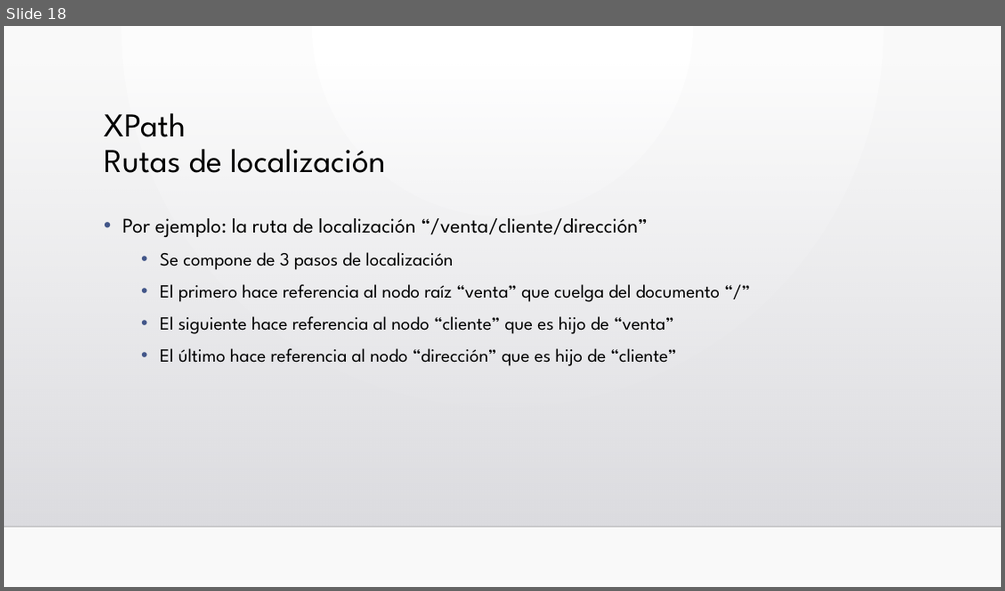
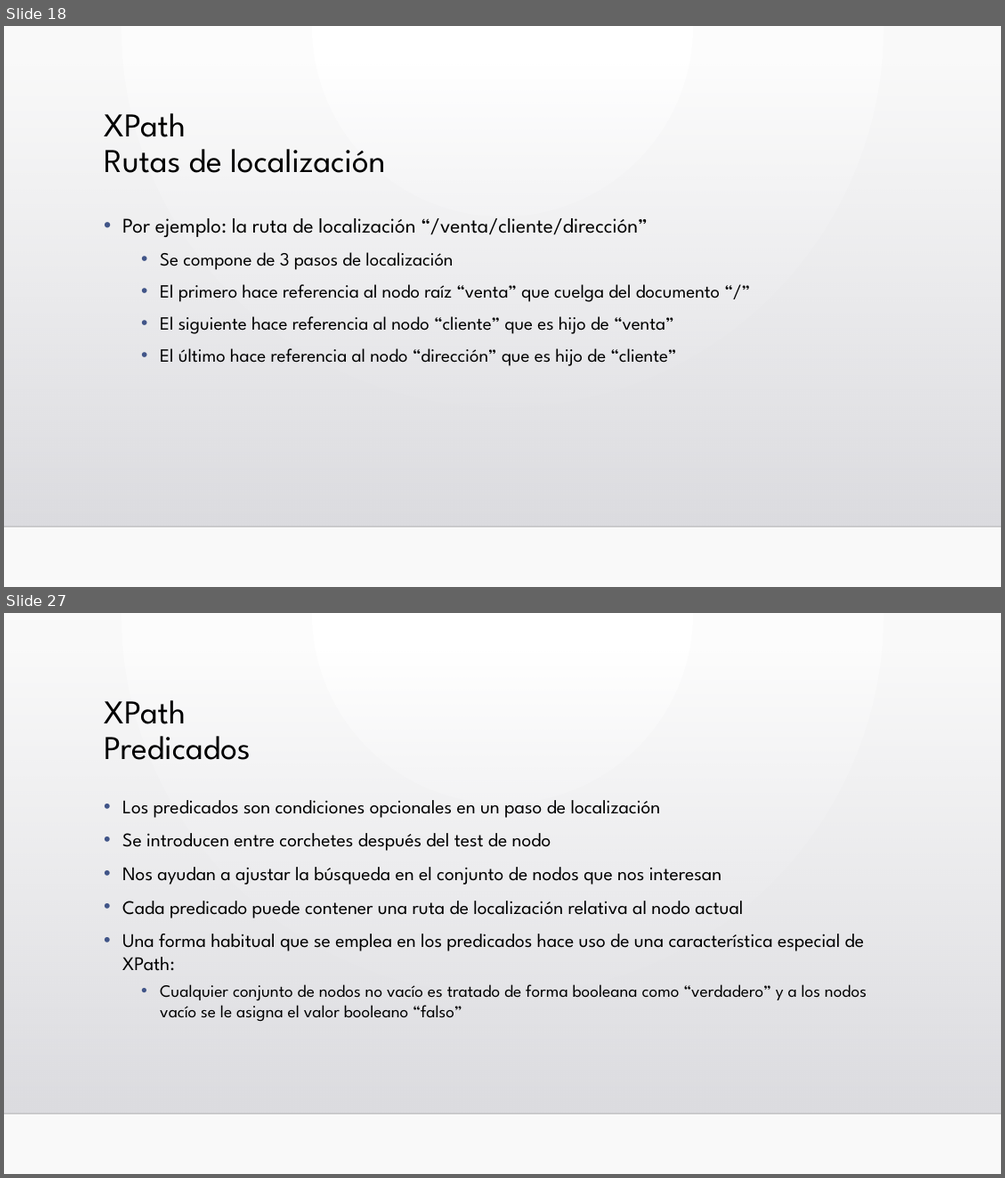
Before and after one commit to llllJokerllll/Lima, a slide deck: Unidad3/UD 03.3 XPath.pptx. Shown one above the other, each under a label of ours: slide 18 before the commit, slides 18 and 27 after it; the slides between them are not shown. The pictures are 1005x591 and 1005x1178 pixels, drawn with LibreOffice and Linux fonts; fonts in the diff are those of the drawing; background and template pictures are left out. Boxes give left, top, right and bottom in pixels: in the first picture for what was removed or moved away, otherwise in the second. Text is boxed around its words. In the diff, an @@ line names an element or a change of style, - is before the commit and + after.

```diff
--- a/Unidad3/UD 03.3 XPath.pptx
+++ b/Unidad3/UD 03.3 XPath.pptx
@@ slide 27 added at [4,613,1001,1174], background gradient #FFFFFF to #FAFAFA; not listed: 2 template elements that a slide beside it also shows @@
@@ title added at [104,700,251,760], 32 pt, text #000000 @@
+XPath
+Predicados
@@ text added at [122,800,866,1022], 18.5 pt, text #000000 @@
+• Los predicados son condiciones opcionales en un paso de localización
+• Se introducen entre corchetes después del test de nodo
+• Nos ayudan a ajustar la búsqueda en el conjunto de nodos que nos interesan
+• Cada predicado puede contener una ruta de localización relativa al nodo actual
+• Una forma habitual que se emplea en los predicados hace uso de una característica especial de XPath:
+  • Cualquier conjunto de nodos no vacío es tratado de forma booleana como “verdadero” y a los nodos vacío se le asigna el valor booleano “falso”
```
Also in this commit, not shown: 23 other slides added, 1 slide removed, 3 other files.
